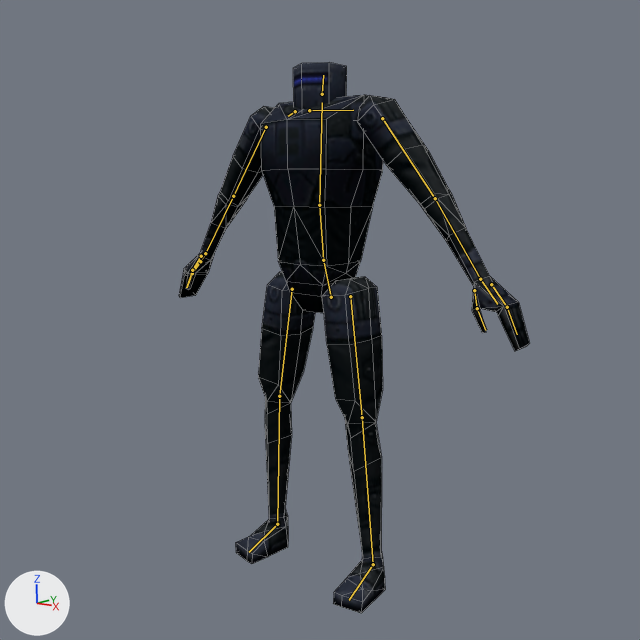
Renders of the Blender file art/characters/robot/workrobot.blend from each side of a commit.
Camera for both pictures: the file's camera 'Camera'. Every picture has the same lights, and +X, +Y and +Z are marked at lower left. The bones that bend it are drawn over the model as lines. Mesh edges are drawn as thin lines.

The first picture shows 'OBJ0000185.001'.
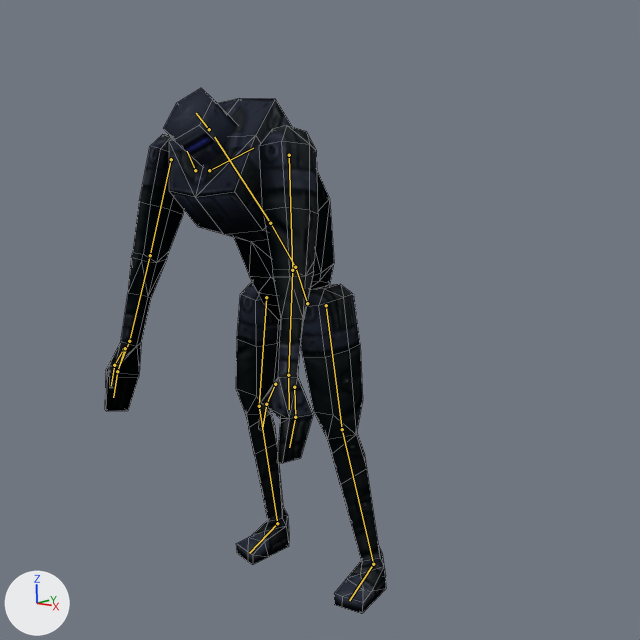
The newer file adds an action. The first version stands in its rest pose; the second is drawn at frame 27 of the action 'abrupt_poweroff'.

Location of each change, (x1, y1, x2, y2) in pixels of the pictures (640 x 640 px):
'OBJ0000185.001', posed (20% narrower): before (179, 62, 530, 613); after (105, 88, 386, 614)
bone 'hips', root to tip: before (331, 297) to (323, 260); after (307, 303) to (295, 267)
bone 'spine', root to tip: before (323, 260) to (319, 205); after (295, 267) to (270, 223)
bone 'chest', root to tip: before (319, 205) to (322, 102); after (270, 223) to (214, 137)
bone 'neck', root to tip: before (322, 94) to (323, 75); after (209, 129) to (196, 113)
bone 'upper_arm.L', root to tip: before (382, 118) to (435, 198); after (289, 155) to (292, 270)
bone 'upper_arm.R', root to tip: before (266, 127) to (233, 196); after (171, 159) to (150, 255)
bone 'thigh.L', root to tip: before (350, 296) to (362, 417); after (326, 305) to (342, 429)
bone 'shin.L', root to tip: before (362, 417) to (373, 564); after (342, 429) to (373, 564)
bone 'thigh.R', root to tip: before (292, 289) to (279, 396); after (266, 297) to (259, 406)
bone 'shin.R', root to tip: before (279, 396) to (277, 524); after (259, 406) to (277, 523)
bone 'foot.R', root to tip: before (277, 524) to (249, 552); after (277, 523) to (249, 553)

The edits, one by one:
Bone 'hips' (bone_hips) moves from (0.0, 0.0, 0.0) to (0.0, 0.029, 0.109).
Bone 'hips' (bone_hips) turns from (0, 0, 0) to (7, 0, 0) degrees about its own x, y and z.
Bone 'spine' (bone_spine) turns from (0, 0, 0) to (25, 0, 0) degrees about its own x, y and z.
Bone 'chest' (bone_chest) turns from (0, 0, 0) to (12, 0, 0) degrees about its own x, y and z.
Bone 'neck' (bone_neck) turns from (0, 0, 0) to (12, 0, 0) degrees about its own x, y and z.
Bone 'upper_arm.L' (bone_upper_arm_l) turns from (0, 0, 0) to (51, -5, -34) degrees about its own x, y and z.
Bone 'upper_arm.R' (bone_upper_arm_r) turns from (0, 0, 0) to (57, 5, 35) degrees about its own x, y and z.
Bone 'thigh.L' (bone_thigh_l) turns from (0, 0, 0) to (-4, -1, 0) degrees about its own x, y and z.
Bone 'shin.L' (bone_shin_l) turns from (0, 0, 0) to (9, 1, 0) degrees about its own x, y and z.
Bone 'foot.L' (bone_foot_l) turns from (0, 0, 0) to (-9, -1, 0) degrees about its own x, y and z.
Bone 'thigh.R' (bone_thigh_r) turns from (0, 0, 0) to (-4, 1, 0) degrees about its own x, y and z.
Bone 'shin.R' (bone_shin_r) turns from (0, 0, 0) to (9, -1, 0) degrees about its own x, y and z.
Bone 'foot.R' (bone_foot_r) turns from (0, 0, 0) to (-9, 1, 0) degrees about its own x, y and z.
